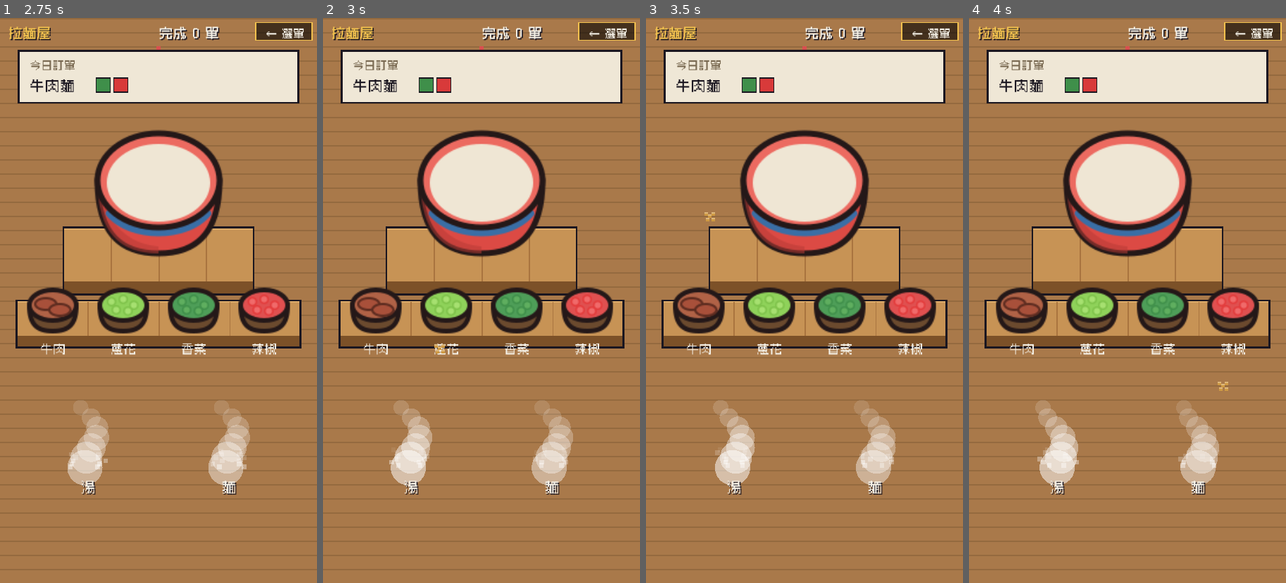
Above: before the commit, frames 1-4 (left to right).
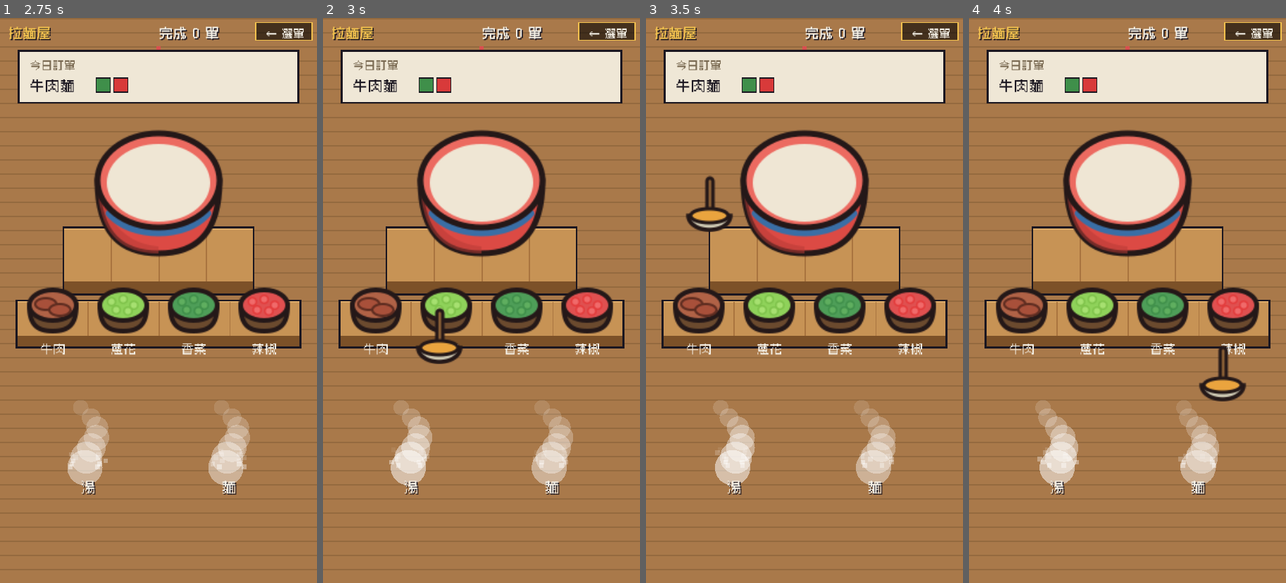
Above: after the commit, the same moments.

Repository: meloalright/ramen-ya
Game: Godot game, scene res://scenes/Menu.tscn
The game is run twice, just before and just after one commit, with the same random seed, the same clock (stepped at 60 frames per second) and the same inputs.
Inputs (mouse positions are in pixels of both pictures, inside the frame that each line leads up to):
- Up to frame 1 (2.75 s): tap Enter at 0.5, 2.1 s; move the mouse to (228, 272) at 0.52 s; hold D 0.53-1.25 s; tap M at 0.6 s; click (228, 272) at 0.67 s; tap Space at 0.77 s; drag from (95, 328) to (142, 413) at 1.27 s; move the mouse to (190, 176) at 2.02 s; hold D from 2.03 s (still down)
- Up to frame 2 (3 s): release D at 2.75 s; drag from (465, 413) to (386, 215) at 2.77 s
- Up to frame 3 (3.5 s): no input
- Up to frame 4 (4 s): move the mouse to (1222, 385) at 3.52 s; hold A from 3.53 s (still down); tap E at 3.6 s; tap Space at 3.77 s

Frame 1 is identical in both runs. In frame 2, 0.6% of the frame differs, in the area x 29-45%, y 51-62%; in frame 3, 0.7%; in frame 4, 0.7%, in the area x 72-88%, y 57-68%.

Commit message:
feat(cook): held soup is a ladle of broth, held noodles are chopsticks
When you take soup the cursor now carries the ladle sprite (golden broth in the
bowl); when you lift cooked noodles it carries big chopsticks gripping a bunch
of white noodles (redrew td_pot_noodle from a yellow clump to chopsticks +
white noodles). The two-step noodle flow (first click cooks, second lifts) is
unchanged. Beef/toppings keep the small colour pinch.

Co-Authored-By: Claude Opus 4.8 (1M context) <noreply@anthropic.com>

Diff:
--- a/scripts/Main.gd
+++ b/scripts/Main.gd
@@ -1065,13 +1065,20 @@
 
 # --- held ingredient on the cursor -----------------------------------
 func _draw_held(p: Vector2) -> void:
-	# just a small pinch of the held item's colour on the cursor — no bowl, no text
-	var col := C_SOUP
-	match held:
-		"soup": col = C_SOUP
-		"noodles": col = C_NOODLE
-		"beef": col = C_BEEF
-		_: col = TOPPING[held].col
+	# soup -> a ladleful of broth; noodles -> chopsticks lifting noodles
+	var tool := ""
+	if held == "soup":
+		tool = "td_pot_soup"
+	elif held == "noodles":
+		tool = "td_pot_noodle"
+	if tool != "" and ctex.has(tool):
+		var t: Texture2D = ctex[tool]
+		# the "business end" (broth / noodles) hangs at the cursor, grip above
+		draw_texture_rect(t, Rect2(p.x - t.get_width() / 2.0, p.y - t.get_height() + 14.0,
+			t.get_width(), t.get_height()), false)
+		return
+	# beef / toppings: a small pinch of colour on the cursor
+	var col: Color = C_BEEF if held == "beef" else TOPPING[held].col
 	for d in [Vector2(-3, -2), Vector2(3, -2), Vector2(0, 0), Vector2(-2, 3), Vector2(3, 3)]:
 		draw_rect(Rect2(p.x + d.x - 1, p.y + d.y - 1, 3, 3), col)
 		draw_rect(Rect2(p.x + d.x - 1, p.y + d.y - 1, 3, 1), col.lightened(0.3))
Binary file changed: assets/cook/td_pot_noodle.png
Not shown, changed: assets/cook/gen_svg.py
